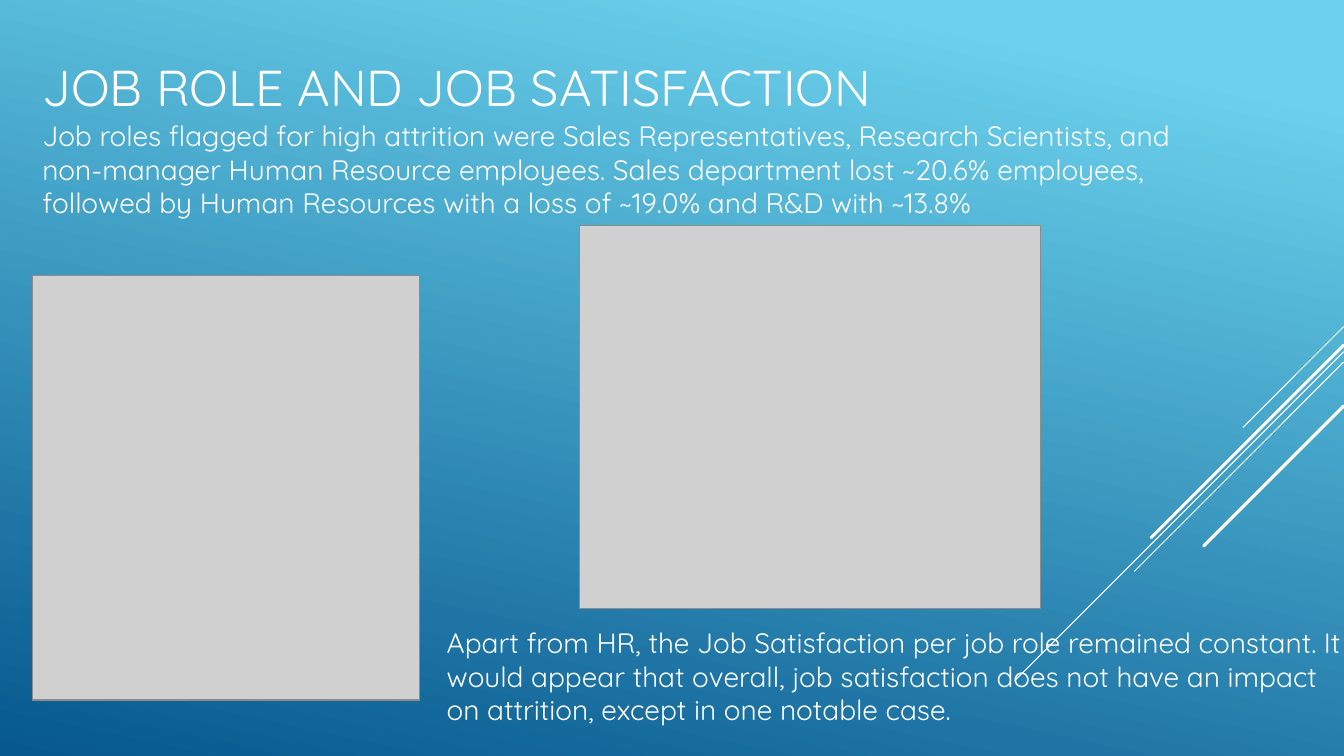
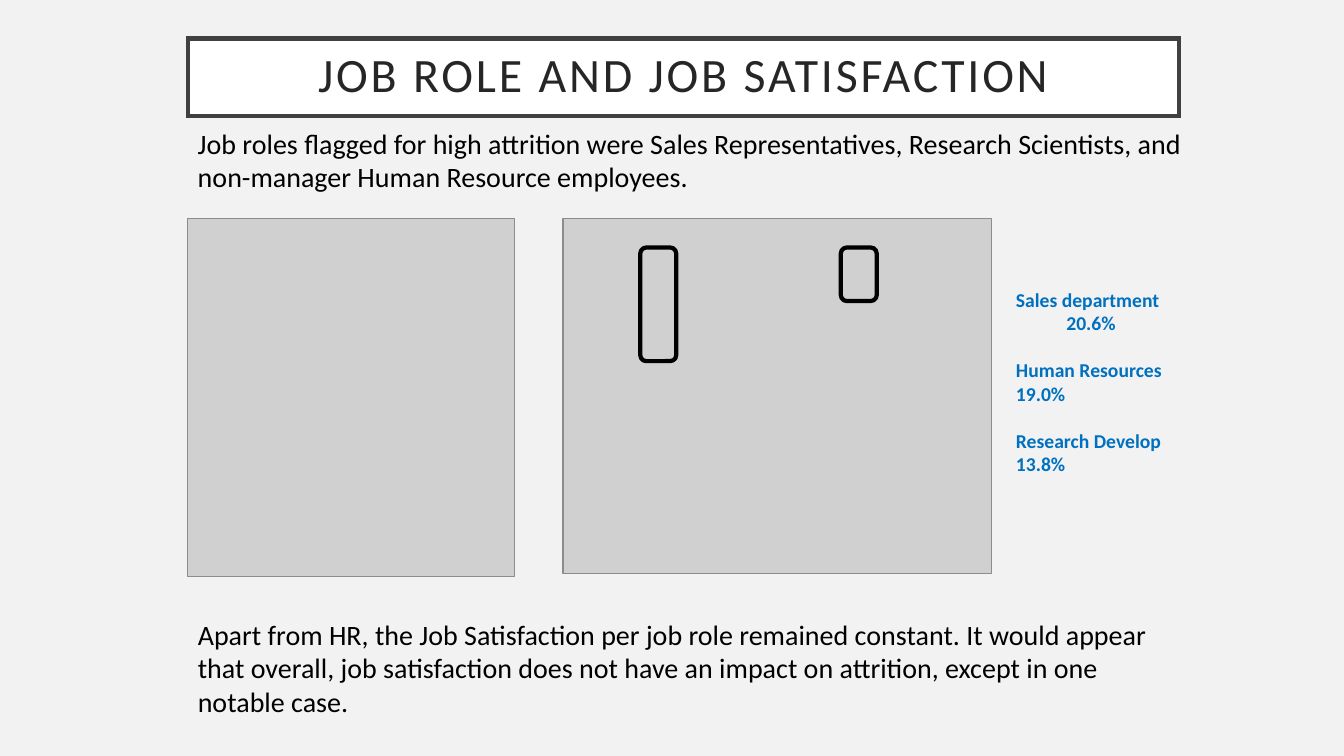
Before and after one commit to R-Chandna/MSDS6306_CaseStudy_2, a slide deck: slide 14 of Attrition_Case_Study_2_pptx_TAJAR_IP.pptx (slide 13 before the commit). Drawn at 1344x756 pixels with LibreOffice and Linux fonts; fonts in the diff are those of the drawing; grey boxes stand for pictures. Boxes give left, top, right and bottom in pixels: in the first picture for what was removed or moved away, otherwise in the second. Text is boxed around its words. In the diff, an @@ line names an element or a change of style, - is before the commit and + after.

Commit message:
Final PPT presentation

```diff
--- a/Attrition_Case_Study_2_pptx_TAJAR_IP.pptx
+++ b/Attrition_Case_Study_2_pptx_TAJAR_IP.pptx
@@ background gradient #6ED2EB to #06588E to #F2F2F2 @@
@@ title "JOB ROLE AND JOB SATISFACTION" resized from (x1=42, y1=70, x2=871, y2=107) to (x1=188, y1=38, x2=1179, y2=116) @@
@@ title "JOB ROLE AND JOB SATISFACTION" at (x1=188, y1=38, x2=1179, y2=116): size 36 to 34.2 pt, font Quicksand to Calibri, text colour #FFFFFF to #262626, letter spacing 0 to 2 pt; alignment left to centre; line spacing 1 to 0.9; vertical alignment bottom to middle; fill none to #FFFFFF; outline none to #404040 3 pt @@
@@ text at (x1=198, y1=134, x2=1181, y2=192): text changed; font Quicksand to Calibri; text colour #FFFFFF to #000000 @@
-Job roles flagged for high attrition were Sales Representatives, Research Scientists, and non-manager Human Resource employees. Sales department lost ~20.6% employees, followed by Human Resources with a loss of ~19.0% and R&D with ~13.8%
+Job roles flagged for high attrition were Sales Representatives, Research Scientists, and non-manager Human Resource employees.
@@ picture resized from (x1=32, y1=275, x2=420, y2=701) to (x1=188, y1=219, x2=514, y2=577) @@
@@ picture resized from (x1=580, y1=226, x2=1041, y2=608) to (x1=564, y1=219, x2=992, y2=574) @@
@@ rounded rectangle added at (x1=640, y1=248, x2=677, y2=362), outline #000000 3 pt @@
@@ rounded rectangle added at (x1=841, y1=248, x2=877, y2=301), outline #000000 3 pt @@
@@ text added at (x1=1016, y1=293, x2=1161, y2=471), 14 pt, text #0070C0, bold @@
+Sales department
+20.6%
+Human Resources 19.0%
+Research Develop 13.8%
@@ group removed at (x1=1015, y1=327, x2=1344, y2=681): 5 lines @@
@@ text "Apart from HR, the Job ..." moved from (x1=447, y1=624, x2=1341, y2=726) to (x1=198, y1=625, x2=1146, y2=713) @@
@@ text "Apart from HR, the Job ..." at (x1=198, y1=625, x2=1146, y2=713): font Quicksand to Calibri, text colour #FFFFFF to #000000 @@
```
Also in this commit, not shown: 14 other slides changed, 3 slides added, 3 slides removed.
